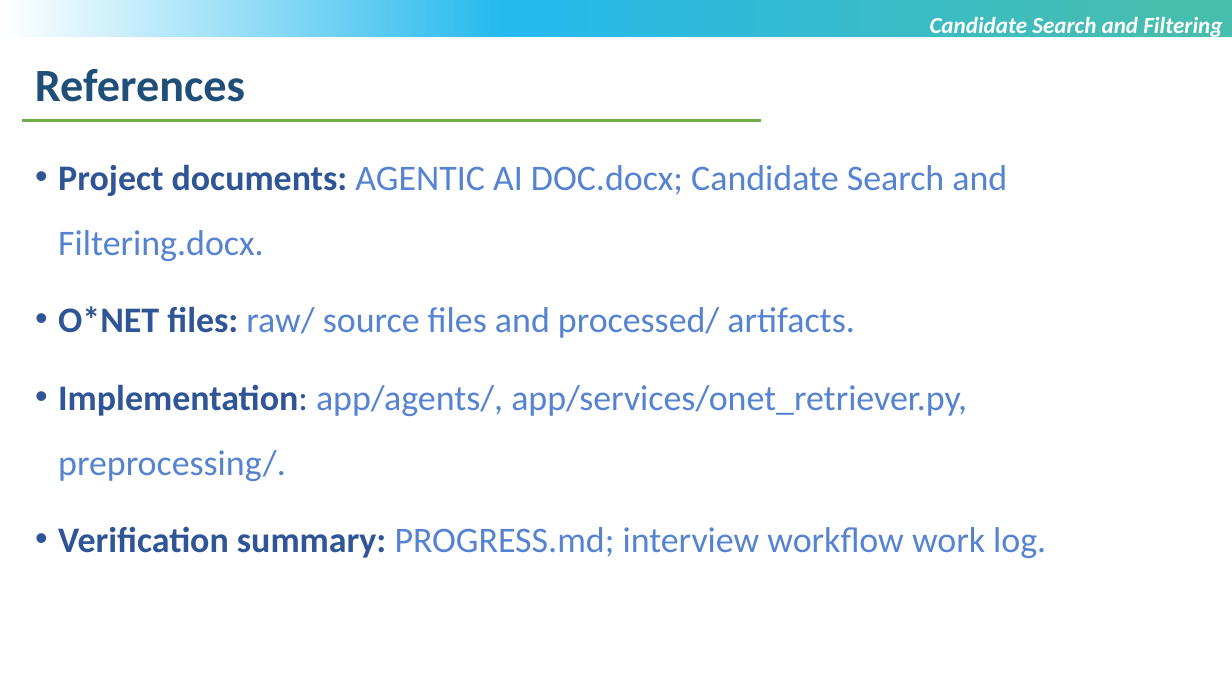
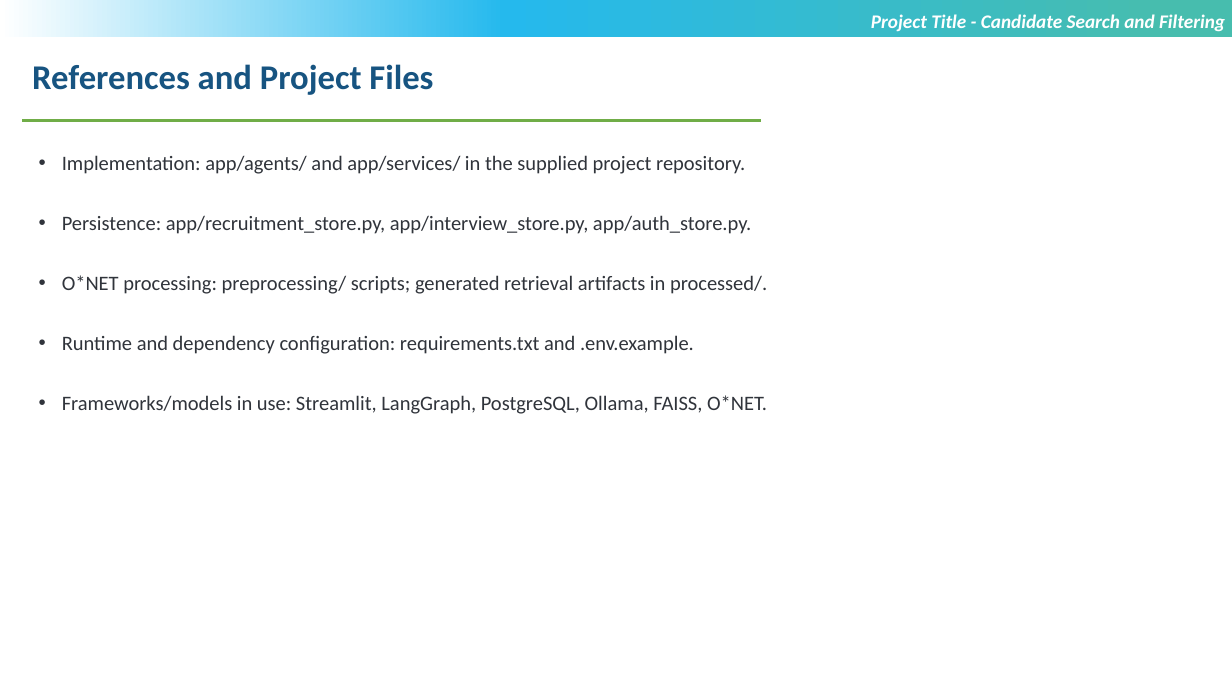
Before and after one commit to sammangigopichand/Candidate-Search-and-Filtering-using-Agentic-AI, a slide deck: slide 11 of Sammangi Gopi Chand_T9929_Review 3.pptx. Drawn at 1232x693 pixels with LibreOffice and Linux fonts; fonts in the diff are those of the drawing; background and template pictures are left out. Boxes give left, top, right and bottom in pixels: in the first picture for what was removed or moved away, otherwise in the second. Text is boxed around its words. In the diff, an @@ line names an element or a change of style, - is before the commit and + after.

```diff
--- a/Sammangi Gopi Chand_T9929_Review 3.pptx
+++ b/Sammangi Gopi Chand_T9929_Review 3.pptx
@@ text at box(871, 14, 1225, 32): text changed; size 18 to 15 pt @@
-Candidate Search and Filtering
+Project Title - Candidate Search and Filtering
@@ text at box(32, 64, 433, 95): text changed; size 36 to 27 pt; text colour #1F4E79 to #175481 @@
-References
+References and Project Files
@@ text at box(62, 155, 767, 414): text changed; size 28 to 16 pt; text colour #5583D1 to #30343B @@
-• Project documents: AGENTIC AI DOC.docx; Candidate Search and Filtering.docx.
-• O*NET files: raw/ source files and processed/ artifacts.
-• Implementation: app/agents/, app/services/onet_retriever.py, preprocessing/.
-• Verification summary: PROGRESS.md; interview workflow work log.
+• Implementation: app/agents/ and app/services/ in the supplied project repository.
+• Persistence: app/recruitment_store.py, app/interview_store.py, app/auth_store.py.
+• O*NET processing: preprocessing/ scripts; generated retrieval artifacts in processed/.
+• Runtime and dependency configuration: requirements.txt and .env.example.
+• Frameworks/models in use: Streamlit, LangGraph, PostgreSQL, Ollama, FAISS, O*NET.
```
Also in this commit, not shown: 9 other slides changed, 10 slides added, 1 slide removed, 2 other files.
